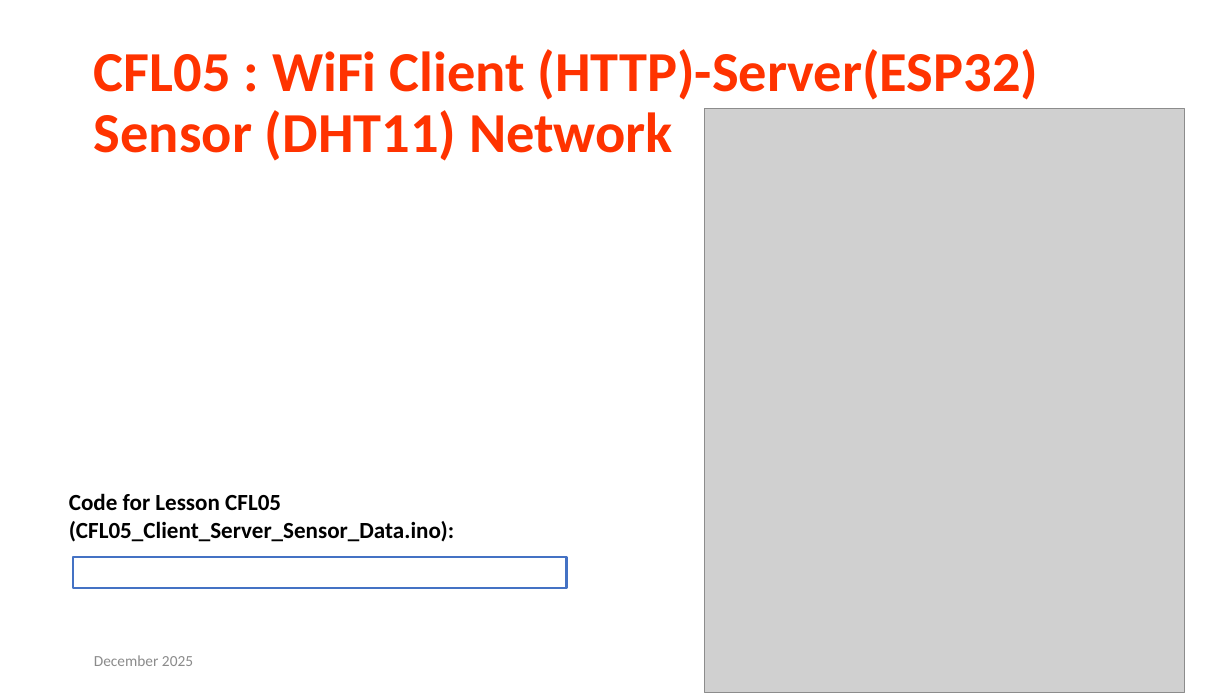
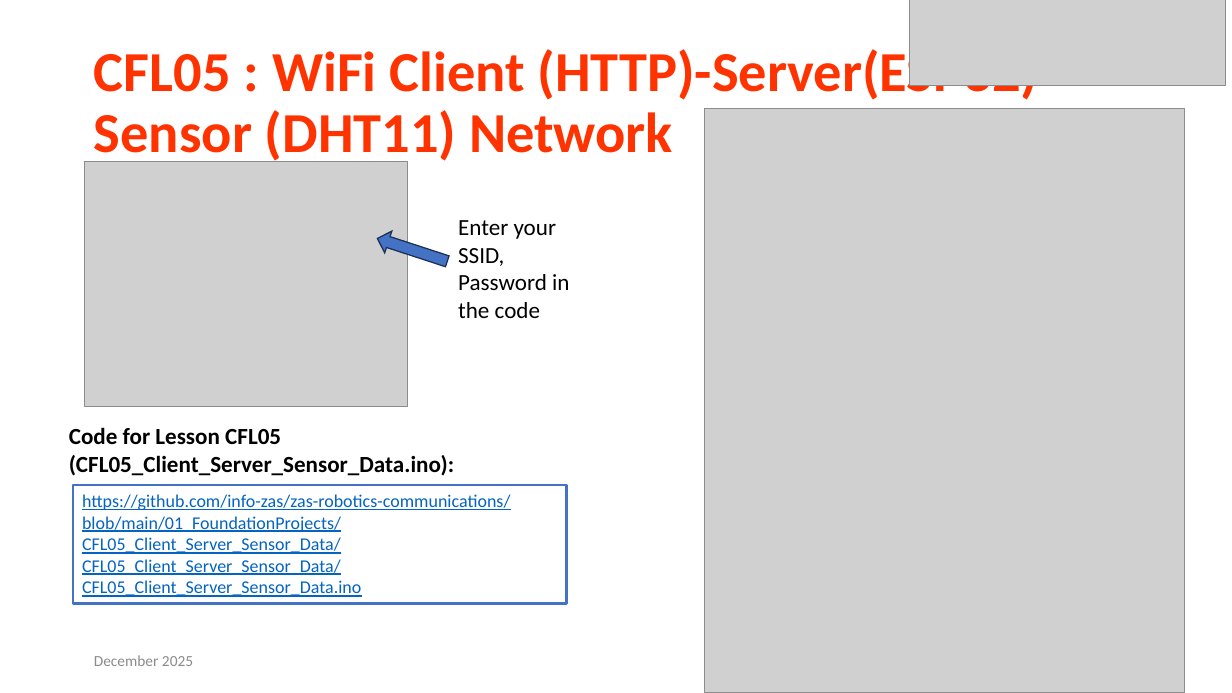
Before and after one commit to info-zas/zas-robotics-communications, a slide deck: slide 6 of 01_FoundationProjects/CFL05_Client_Server_Sensor_Data/CFL05_Client_Server_Sensor_Data.pptx. Drawn at 1232x693 pixels with LibreOffice and Linux fonts; fonts in the diff are those of the drawing; grey boxes stand for pictures. Boxes give left, top, right and bottom in pixels: in the first picture for what was removed or moved away, otherwise in the second. Text is boxed around its words. In the diff, an @@ line names an element or a change of style, - is before the commit and + after.

Commit message:
initial commit of foundation lessons

```diff
--- a/01_FoundationProjects/CFL05_Client_Server_Sensor_Data/CFL05_Client_Server_Sensor_Data.pptx
+++ b/01_FoundationProjects/CFL05_Client_Server_Sensor_Data/CFL05_Client_Server_Sensor_Data.pptx
@@ picture added at [910,0,1226,85] @@
@@ picture added at [85,162,408,407] @@
@@ right arrow added at [373,228,451,272], fill #4472C4, outline #1E3256 1 pt @@
@@ text added at [458,220,569,318], 18 pt, text #000000 @@
+Enter your SSID, Password in the code
@@ text "Code for Lesson CFL05 (CFL05_Client_Server_Sensor_Data.ino):": place and size @@
-text "Code for Lesson CFL05 (CFL05_Client_Server_Sensor_Data.ino):" at [69,493,454,542]
+text "Code for Lesson CFL05 (CFL05_Client_Server_Sensor_Data.ino):" at [69,427,454,476]
@@ rectangle "https://github.com/info-zas/zas-robotics-communications/blob ...": place and size @@
-rectangle "https://github.com/info-zas/zas-robotics-communications/blob ..." at [73,557,567,589]
+rectangle "https://github.com/info-zas/zas-robotics-communications/blob ..." at [73,485,567,604]
@@ text in rectangle at [82,494,510,597]: text added @@
+https://github.com/info-zas/zas-robotics-communications/blob/main/01_FoundationProjects/CFL05_Client_Server_Sensor_Data/CFL05_Client_Server_Sensor_Data/CFL05_Client_Server_Sensor_Data.ino
```
Also in this commit, not shown: 3 other slides changed, 13 other files.
